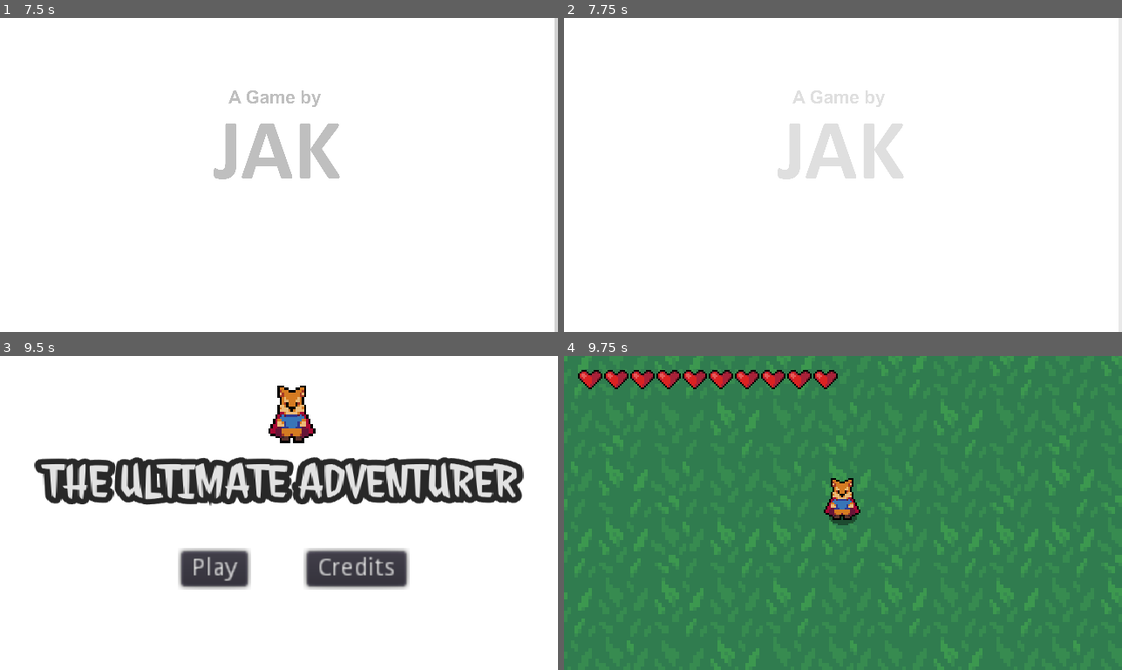
Above: before the commit, frames 1-4 (two rows, left to right).
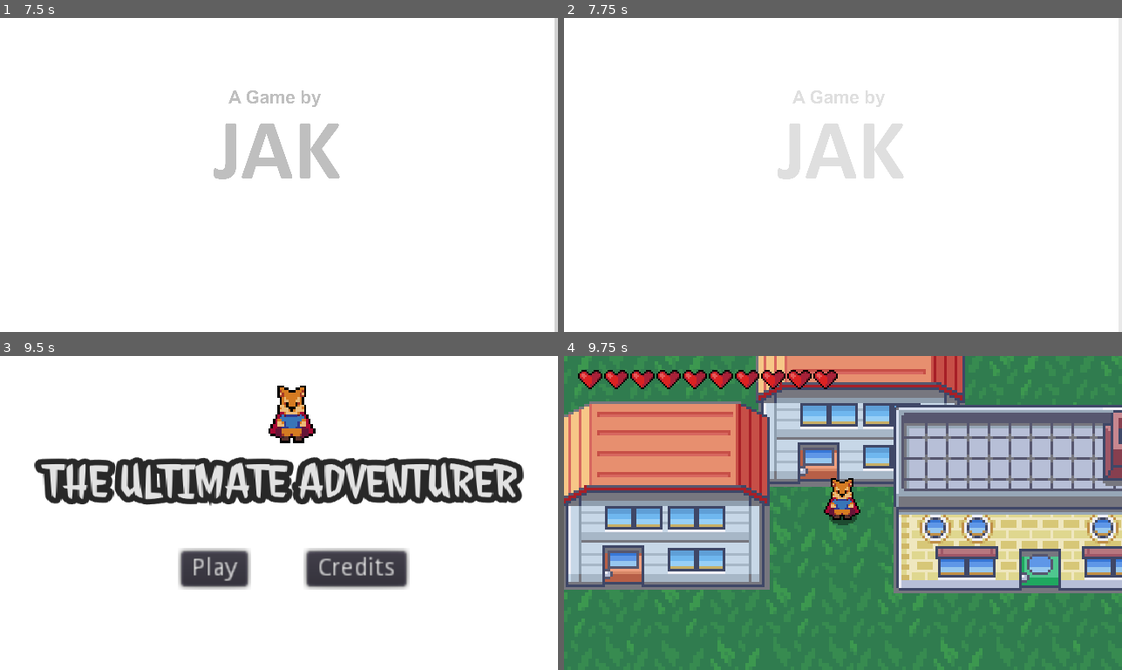
Above: after the commit, the same moments.

Repository: Jonak-Adipta-Kalita/JAK-Ultimate-Adventure-Game
Game: Godot game, scene res://OtherScreens/Intro.tscn
Same seed, same stepped clock (60 frames per second), same inputs: the game is played once before the commit and once after it.
Inputs:
- Up to frame 1 (7.5 s): tap Enter at 0.5, 4.25, 5.75 s; hold Right (ui_right) 0.53-1.28 s; tap J (attack) every 1.5 s from 0.6 to 6.6 s; hold Down (ui_down) 1.28-2.03 s; tap K (roll) every 1.5 s from 1.35 to 7.35 s; hold Right (ui_right) 2.03-2.78 s; hold Up (ui_up) 2.78-3.53 s; tap Space at 3.5, 5 s; hold Left (ui_left) 3.53-5.03 s; hold Down (ui_down) 5.03-5.78 s; hold Right (ui_right) 5.78-6.53 s; hold Up (ui_up) 6.53-7.28 s; hold Right (ui_right) from 7.28 s (still down)
- Up to frame 2 (7.75 s): keep holding Right (ui_right)
- Up to frame 3 (9.5 s): release Right (ui_right) at 8.03 s; hold Down (ui_down) 8.03-8.78 s; tap J (attack) at 8.1 s; tap Space at 8.75 s; hold Left (ui_left) from 8.78 s (still down); tap K (roll) at 8.85 s
- Up to frame 4 (9.75 s): release Left (ui_left) at 9.5 s; click "Play" at 9.5 s

Frames 1-3 are identical in both runs. In frame 4, 57% of the frame differs, in the area x 0-100%, y 0-76%.

Commit message:
door collisions

Diff:
--- /dev/null
+++ b/Buildings/House1.gd
@@ -0,0 +1,3 @@
+extends StaticBody2D
+
+export(String) var pathToInterrior = ""
--- a/Buildings/House1.tscn
+++ b/Buildings/House1.tscn
@@ -1,11 +1,18 @@
-[gd_scene load_steps=3 format=2]
+[gd_scene load_steps=7 format=2]
 
 [ext_resource path="res://Buildings/House1.png" type="Texture" id=1]
+[ext_resource path="res://Overlap/DoorCollider.tscn" type="PackedScene" id=2]
+[ext_resource path="res://Buildings/House1.gd" type="Script" id=3]
+[ext_resource path="res://Overlap/DoorCollider.gd" type="Script" id=4]
 
 [sub_resource type="RectangleShape2D" id=1]
-extents = Vector2( 41.3333, 26.5833 )
+extents = Vector2( 41.3333, 25.8125 )
+
+[sub_resource type="RectangleShape2D" id=2]
+extents = Vector2( 10, 11 )
 
 [node name="House1" type="StaticBody2D"]
+script = ExtResource( 3 )
 
 [node name="Sprite" type="Sprite" parent="."]
 position = Vector2( 0, -20 )
@@ -13,5 +20,15 @@
 texture = ExtResource( 1 )
 
 [node name="CollisionShape2D" type="CollisionShape2D" parent="."]
+position = Vector2( 0, -0.25 )
 scale = Vector2( 1.5, 1.5 )
 shape = SubResource( 1 )
+
+[node name="DoorCollider" parent="." instance=ExtResource( 2 )]
+script = ExtResource( 4 )
+
+[node name="CollisionShape2D" parent="DoorCollider" index="0"]
+position = Vector2( -24, 27.6 )
+shape = SubResource( 2 )
+
+[editable path="DoorCollider"]
--- a/Buildings/Lab.tscn
+++ b/Buildings/Lab.tscn
@@ -1,9 +1,14 @@
-[gd_scene load_steps=3 format=2]
+[gd_scene load_steps=6 format=2]
 
 [ext_resource path="res://Buildings/Lab.png" type="Texture" id=1]
+[ext_resource path="res://Overlap/DoorCollider.tscn" type="PackedScene" id=2]
+[ext_resource path="res://Overlap/DoorCollider.gd" type="Script" id=3]
 
 [sub_resource type="RectangleShape2D" id=1]
-extents = Vector2( 57.3333, 26 )
+extents = Vector2( 57.3333, 24 )
+
+[sub_resource type="RectangleShape2D" id=2]
+extents = Vector2( 10, 10.6 )
 
 [node name="Lab" type="StaticBody2D"]
 
@@ -16,3 +21,12 @@
 position = Vector2( 0, 11 )
 scale = Vector2( 1.5, 1.5 )
 shape = SubResource( 1 )
+
+[node name="DoorCollider" parent="." instance=ExtResource( 2 )]
+script = ExtResource( 3 )
+
+[node name="CollisionShape2D" parent="DoorCollider" index="0"]
+position = Vector2( 0, 36.5 )
+shape = SubResource( 2 )
+
+[editable path="DoorCollider"]
--- a/MainScreens/Map.tscn
+++ b/MainScreens/Map.tscn
@@ -7,6 +7,8 @@
 [ext_resource path="res://Tiles/DirtTile.tscn" type="PackedScene" id=5]
 [ext_resource path="res://Player/Player.tscn" type="PackedScene" id=6]
 [ext_resource path="res://World/GrassBackground.png" type="Texture" id=7]
+[ext_resource path="res://Buildings/Lab.tscn" type="PackedScene" id=8]
+[ext_resource path="res://Buildings/House1.tscn" type="PackedScene" id=9]
 
 [node name="Map" type="Node2D"]
 __meta__ = {
@@ -51,6 +53,15 @@
 
 [node name="Buildings" type="YSort" parent="YSort"]
 
+[node name="House1" parent="YSort/Buildings" instance=ExtResource( 9 )]
+position = Vector2( 58, 100 )
+
+[node name="House2" parent="YSort/Buildings" instance=ExtResource( 9 )]
+position = Vector2( 170, 41 )
+
+[node name="Lab" parent="YSort/Buildings" instance=ExtResource( 8 )]
+position = Vector2( 273, 92 )
+
 [node name="Trees" type="YSort" parent="YSort"]
 
 [node name="CanvasLayer" type="CanvasLayer" parent="."]
--- /dev/null
+++ b/Overlap/DoorCollider.gd
@@ -0,0 +1,4 @@
+extends Area2D
+
+func _on_DoorCollider_body_entered(_body):
+	print("collided")
--- /dev/null
+++ b/Overlap/DoorCollider.tscn
@@ -0,0 +1,7 @@
+[gd_scene format=2]
+
+[node name="DoorCollider" type="Area2D"]
+
+[node name="CollisionShape2D" type="CollisionShape2D" parent="."]
+
+[connection signal="body_entered" from="." to="." method="_on_DoorCollider_body_entered"]
Not shown: 1 places in MainScreens/Map.tscn that only renumber resources
